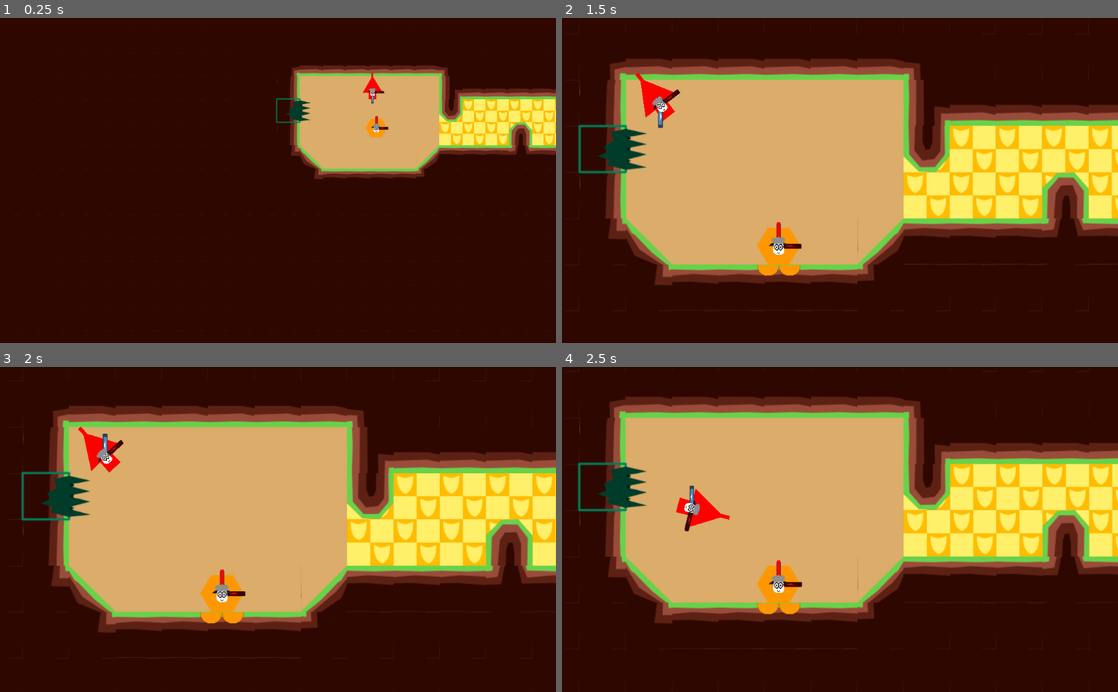
Above: before the commit, frames 1-4 (two rows, left to right).
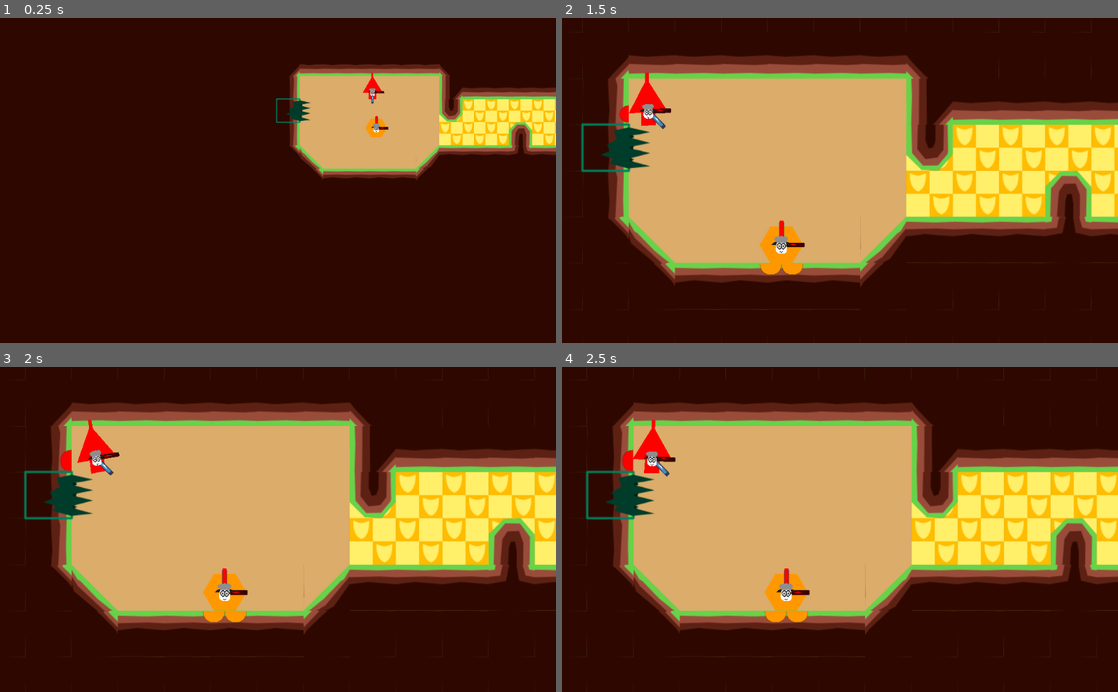
Above: after the commit, the same moments.

Repository: Pandaqi/rolling-in-the-sheepe
Game: Godot game, scene res://Main.tscn
The game is run twice, just before and just after one commit, with the same random seed, the same clock (stepped at 60 frames per second) and the same inputs. The engine's default icon, where the game draws it, is replaced by a stand-in: a white triangle on a blue panel in a dark square.
Inputs (mouse positions are in pixels of both pictures, inside the frame that each line leads up to):
- Up to frame 1 (0.25 s): no input
- Up to frame 2 (1.5 s): move the mouse to (962, 164) at 0.52 s; hold Right (ui_right) 0.53-1.28 s; tap K at 0.6 s; click (962, 164) at 0.67 s; move the mouse to (728, 196) at 1.27 s; hold Down (ui_down) from 1.28 s (still down); tap H at 1.35 s
- Up to frame 3 (2 s): keep holding Down (ui_down)
- Up to frame 4 (2.5 s): move the mouse to (895, 458) at 2.02 s; release Down (ui_down) at 2.03 s; hold Right (ui_right) from 2.03 s (still down); tap B at 2.1 s

The runs differ from the first frame. In frame 1, 0.6% of the frame differs, in the area x 49-100%, y 14-50%; in frame 2, 12%; in frame 3, 10%; in frame 4, 26%, in the area x 2-100%, y 1-90%.

Commit message:
Lots of preparations to get locks, gates, edges and more going

Diff:
--- a/Main.tscn
+++ b/Main.tscn
@@ -17,6 +17,7 @@
 [ext_resource path="res://scripts/map/slope_painter.gd" type="Script" id=15]
 [ext_resource path="res://scripts/map/terrain.gd" type="Script" id=16]
 [ext_resource path="res://scripts/map/special_elements.gd" type="Script" id=17]
+[ext_resource path="res://scripts/map/locker.gd" type="Script" id=18]
 
 [sub_resource type="Shader" id=1]
 resource_local_to_scene = true
@@ -156,7 +157,7 @@
 collision_layer = 3
 collision_mask = 3
 format = 1
-tile_data = PoolIntArray( 131072, 0, 8, 131073, 0, 10, 131074, 0, 11, 131077, 0, 8, 131078, 0, 11, 196608, 0, 196616, 196609, 0, 131077, 196610, 0, 65542, 196611, 0, 6, 196612, 0, 196610, 196613, 0, 131080, 196614, 0, 131083, 262145, 0, 65544, 262146, 0, 131081, 262147, 0, 131083, 262149, 0, 196616, 262150, 0, 131082, 262151, 0, 11, 327681, 0, 65544, 327682, 0, 131078, 327683, 0, 196619, 327686, 0, 131076, 327687, 0, 196614, 327688, 0, 196611, 393217, 0, 196616, 393218, 0, 196619, 393222, 0, 131072 )
+tile_data = PoolIntArray( 131072, 0, 8, 131073, 0, 10, 131074, 0, 11, 131077, 0, 8, 131078, 0, 10, 131079, 0, 11, 196608, 0, 196616, 196609, 0, 131077, 196610, 0, 65542, 196611, 0, 6, 196612, 0, 196610, 196613, 0, 131080, 196614, 0, 131081, 196615, 0, 65547, 196616, 0, 196610, 196617, 0, 196611, 262145, 0, 65544, 262146, 0, 131081, 262147, 0, 131083, 262149, 0, 196616, 262150, 0, 131077, 262151, 0, 131083, 327681, 0, 65544, 327682, 0, 131081, 327683, 0, 131083, 327686, 0, 131076, 327687, 0, 196614, 327688, 0, 196611, 393217, 0, 196616, 393218, 0, 196617, 393219, 0, 196614, 393220, 0, 196611, 393222, 0, 65536, 458758, 0, 131073, 458759, 0, 196610, 458760, 0, 196611 )
 
 [node name="RouteGenerator" type="Node" parent="Map"]
 script = ExtResource( 11 )
@@ -200,6 +201,9 @@
 
 [node name="SpecialElements" type="Node" parent="Map"]
 script = ExtResource( 17 )
+
+[node name="Locker" type="Node" parent="Map"]
+script = ExtResource( 18 )
 
 [node name="PlayerManager" type="Node" parent="."]
 script = ExtResource( 7 )
--- a/scenes/body.tscn
+++ b/scenes/body.tscn
@@ -19,6 +19,7 @@
 [ext_resource path="res://scripts/module_rounder.gd" type="Script" id=17]
 [ext_resource path="res://scripts/module_item_reader.gd" type="Script" id=18]
 [ext_resource path="res://scripts/module_coins.gd" type="Script" id=19]
+[ext_resource path="res://scripts/module_edge_reader.gd" type="Script" id=20]
 
 [sub_resource type="PhysicsMaterial" id=1]
 
@@ -172,6 +173,9 @@
 
 [node name="Tween" type="Tween" parent="Coins"]
 
+[node name="EdgeReader" type="Node" parent="."]
+script = ExtResource( 20 )
+
 [connection signal="timeout" from="Status/InvincibilityTimer" to="Status" method="_on_InvincibilityTimer_timeout"]
 [connection signal="double_button" from="Input" to="Mover" method="_on_Input_double_button"]
 [connection signal="move_left" from="Input" to="Mover" method="_on_Input_move_left"]
--- a/scenes/edge.tscn
+++ b/scenes/edge.tscn
@@ -1,10 +1,10 @@
 [gd_scene load_steps=4 format=2]
 
-[ext_resource path="res://icon.png" type="Texture" id=1]
+[ext_resource path="res://assets/edges.png" type="Texture" id=1]
 [ext_resource path="res://scripts/edge.gd" type="Script" id=2]
 
 [sub_resource type="RectangleShape2D" id=1]
-extents = Vector2( 32, 4 )
+extents = Vector2( 32, 8 )
 
 [node name="Edge" type="StaticBody2D"]
 collision_layer = 3
@@ -12,9 +12,9 @@
 script = ExtResource( 2 )
 
 [node name="Sprite" type="Sprite" parent="."]
-rotation = 1.5708
-scale = Vector2( 1, 0.125 )
+scale = Vector2( 0.5, 0.5 )
 texture = ExtResource( 1 )
+hframes = 16
 
 [node name="CollisionShape2D" type="CollisionShape2D" parent="."]
 rotation = 1.5708
--- a/scenes/locks/coin_lock.tscn
+++ b/scenes/locks/coin_lock.tscn
@@ -1,26 +1,15 @@
-[gd_scene load_steps=3 format=2]
+[gd_scene load_steps=4 format=2]
 
 [ext_resource path="res://scripts/locks/coin_lock.gd" type="Script" id=1]
-[ext_resource path="res://assets/fonts/main_small.tres" type="DynamicFont" id=2]
+[ext_resource path="res://scenes/locks/label.tscn" type="PackedScene" id=2]
+[ext_resource path="res://scenes/locks/spawner.tscn" type="PackedScene" id=3]
 
 [node name="CoinLock" type="Node2D"]
 script = ExtResource( 1 )
 
-[node name="Timer" type="Timer" parent="."]
-wait_time = 2.0
-autostart = true
+[node name="Spawner" parent="." instance=ExtResource( 3 )]
+position = Vector2( 0, -1 )
 
-[node name="Label" type="Node2D" parent="."]
+[node name="Label" parent="." instance=ExtResource( 2 )]
 
-[node name="Label" type="Label" parent="Label"]
-margin_left = -19.1729
-margin_top = -15.8672
-margin_right = 20.8271
-margin_bottom = 17.1328
-custom_fonts/font = ExtResource( 2 )
-text = "2/5"
-__meta__ = {
-"_edit_use_anchors_": false
-}
-
-[connection signal="timeout" from="Timer" to="." method="_on_Timer_timeout"]
+[connection signal="delete" from="." to="Spawner" method="delete"]
--- /dev/null
+++ b/scenes/locks/coin_lock_gate.tscn
@@ -0,0 +1,12 @@
+[gd_scene load_steps=4 format=2]
+
+[ext_resource path="res://scenes/locks/spawner.tscn" type="PackedScene" id=1]
+[ext_resource path="res://scenes/locks/label.tscn" type="PackedScene" id=2]
+[ext_resource path="res://scripts/locks/coin_lock_gate.gd" type="Script" id=3]
+
+[node name="CoinLockGate" type="Node2D"]
+script = ExtResource( 3 )
+
+[node name="Label" parent="." instance=ExtResource( 2 )]
+
+[node name="Spawner" parent="." instance=ExtResource( 1 )]
--- /dev/null
+++ b/scenes/locks/gate.tscn
@@ -0,0 +1,15 @@
+[gd_scene load_steps=3 format=2]
+
+[ext_resource path="res://scripts/locks/module_gate.gd" type="Script" id=1]
+
+[sub_resource type="RectangleShape2D" id=2]
+extents = Vector2( 12, 38 )
+
+[node name="Area2D" type="Area2D"]
+script = ExtResource( 1 )
+
+[node name="CollisionShape2D" type="CollisionShape2D" parent="."]
+shape = SubResource( 2 )
+
+[connection signal="body_entered" from="." to="." method="_on_Area2D_body_entered"]
+[connection signal="body_exited" from="." to="." method="_on_Area2D_body_exited"]
--- /dev/null
+++ b/scenes/locks/label.tscn
@@ -0,0 +1,18 @@
+[gd_scene load_steps=3 format=2]
+
+[ext_resource path="res://assets/fonts/main_small.tres" type="DynamicFont" id=1]
+[ext_resource path="res://scripts/locks/module_label.gd" type="Script" id=2]
+
+[node name="Label" type="Node2D"]
+script = ExtResource( 2 )
+
+[node name="Label" type="Label" parent="."]
+margin_left = -19.1729
+margin_top = -15.8672
+margin_right = 20.8271
+margin_bottom = 17.1328
+custom_fonts/font = ExtResource( 1 )
+text = "2/5"
+__meta__ = {
+"_edit_use_anchors_": false
+}
--- /dev/null
+++ b/scenes/locks/spawner.tscn
@@ -0,0 +1,12 @@
+[gd_scene load_steps=2 format=2]
+
+[ext_resource path="res://scripts/locks/module_coin_spawner.gd" type="Script" id=1]
+
+[node name="Spawner" type="Node2D"]
+script = ExtResource( 1 )
+
+[node name="Timer" type="Timer" parent="."]
+wait_time = 2.0
+autostart = true
+
+[connection signal="timeout" from="Timer" to="." method="_on_Timer_timeout"]
--- /dev/null
+++ b/scenes/module_edge_reader.gd
@@ -0,0 +1,11 @@
+extends Node
+
+onready var body = get_parent()
+
+# NOOOO, needs to switch to a "body entered, body exit" strategy
+# (because we don't want to recheck the condition, or re-pay money, while we're moving through the gate itself)
+func _physics_process(_dt):
+	for obj in body.contact_data:
+		if not obj.body.is_in_group("Edges"): continue
+
+		hitting_edge
--- a/scenes/ui/module_clinger.gd
+++ b/scenes/ui/module_clinger.gd
@@ -9,6 +9,8 @@
 var cling_vec : Vector2
 var size_force_multiplier : float = 1.0
 var debug_cling_raycasts = []
+
+var ceiling_clung_last_frame : bool = false
 
 onready var body = get_parent()
 onready var shaper = get_node("../Shaper")
@@ -31,6 +33,7 @@
 		execute_ceiling_cling()
 		return
 
+	ceiling_clung_last_frame = false
 	size_force_multiplier = shaper.approximate_radius_as_ratio()
 	execute_wall_cling()
 
@@ -46,7 +49,12 @@
 	var start = body.get_global_position()
 
 	var result = shoot_raycast_in_dir(Vector2.UP)
-	if not result: return
+	if not result:
+		ceiling_clung_last_frame = false
+		return
+
+	var also_touching_ground = shoot_raycast_in_dir(Vector2.DOWN)
+	if also_touching_ground and not ceiling_clung_last_frame: return
 
 	var movement_help_factor : float = 0.33
 	cling_vec = Vector2.UP
@@ -55,8 +63,11 @@
 	elif mover.keys_down.right:
 		cling_vec += movement_help_factor*Vector2.LEFT
 
+	ceiling_clung_last_frame = true
+
 	# TESTING: smaller vector, smaller force
 	cling_vec = 0.5*cling_vec.normalized()
+
 
 	apply_cling_vec(cling_vec)
 
--- a/scripts/RoomRect.gd
+++ b/scripts/RoomRect.gd
@@ -12,6 +12,7 @@
 # (the original grown version is used for better terrain painting and overlap checking)
 var shrunk = {}
 var outline = []
+var gates = []
 
 var can_have_special_items : bool = false
 
@@ -134,7 +135,7 @@
 		map.edges.remove_at(edge.pos, edge.dir_index)
 
 func create_border_around_us(params = {}):
-	var type = "lock"
+	var type = "regular"
 	if params.has('type'): type = params.type
 
 	for edge in outline:
@@ -300,11 +301,14 @@
 	if not has_border:
 		create_border_around_us()
 
+	var rand_type = map.locker.get_random_type()
+
+	# DEBUGGING
+	rand_type = "coin_lock_gate"
+
 	map.terrain.paint(self, "lock")
 
-	# TO DO: actually select random lock type from list (once we have more)
-	var rand_type = "coin"
-	var scene = load("res://scenes/locks/" + rand_type + "_lock.tscn").instance()
+	var scene = load("res://scenes/locks/" + rand_type + ".tscn").instance()
 	scene.my_room = self
 	map.add_child(scene)
 
@@ -339,6 +343,11 @@
 
 	open_connection_to_previous_room()
 
+func recalculate_gates():
+	if not has_lock(): return
+
+	lock_module.convert_connection_to_gate()
+
 #####
 #
 # Special rooms
--- a/scripts/edge.gd
+++ b/scripts/edge.gd
@@ -1,5 +1,24 @@
 extends StaticBody2D
 
-# TO DO
+var type : String
+var my_room
+
+var gate_scene = preload("res://scenes/locks/gate.tscn")
+var my_gate = null
+
+var edge_types = {
+	"regular": { "frame": 0 },
+	"coin_gate": { "frame": 1, "gate": true }
+}
+
 func set_type(new_type : String):
-	pass
+	type = new_type
+
+	$Sprite.set_frame(edge_types[type].frame)
+
+	if my_gate: my_gate.queue_free()
+	if edge_types[new_type].has('gate'): make_gate()
+
+func make_gate():
+	my_gate = gate_scene.instance()
+	add_child(my_gate)
--- a/scripts/globals/global_dict.gd
+++ b/scripts/globals/global_dict.gd
@@ -4,6 +4,11 @@
 	"slicing_yields_circles": true
 }
 
+var lock_types = {
+	"coin_lock": { },
+	"coin_lock_gate": { "coin": true }
+}
+
 var item_types = {
 	"spikes": { "frame": 0, "immediate": true, "delete": true, "invincible": true }
 }
--- a/scripts/locks/coin_lock.gd
+++ b/scripts/locks/coin_lock.gd
@@ -1,64 +1,20 @@
-extends Node2D
-
-const MAX_COINS : int = 4
-var coins = []
+extends "res://scripts/locks/lock_general.gd"
 
 var coins_to_grab : int = 5
-var coins_grabbed : int = 0
 
-var coin_scene = preload("res://scenes/locks/coin.tscn")
-var my_room
-
-onready var label : Node2D = $Label
+onready var spawner = $Spawner
+onready var label = $Label
 
 func _ready():
 	coins_to_grab = 5 + randi() % 3
 
-	position_label()
-	update_label()
-
-	_on_Timer_timeout()
-
-func _on_Timer_timeout():
-	if coins.size() >= MAX_COINS: return
-	place_coin()
-
-func place_coin():
-	var coin = coin_scene.instance()
-	coin.set_position(my_room.get_random_real_position_inside({ 'empty': true }))
-	add_child(coin)
-
-	coins.append(coin)
-
-	coin.connect("body_entered", self, "on_coin_grab", [coin])
-
-func on_coin_grab(body, coin):
-	if not body.is_in_group("Players"): return
-
-	coins.erase(coin)
-	coin.queue_free()
-
-	body.get_node("Coins").get_paid(1)
-
-	coins_grabbed += 1
-	update_label()
+func perform_update():
+	var val = str(spawner.coins_grabbed) + "/" + str(coins_to_grab)
+	label.perform_update(val)
 
 	check_if_condition_fulfilled()
 
 func check_if_condition_fulfilled():
-	if coins_grabbed < coins_to_grab: return
+	if spawner.coins_grabbed < coins_to_grab: return
 
 	delete()
-
-func delete():
-	for c in coins:
-		c.queue_free()
-	self.queue_free()
-
-	my_room.remove_lock()
-
-func position_label():
-	label.set_position(my_room.get_free_real_pos_inside())
-
-func update_label():
-	label.get_node("Label").set_text(str(coins_grabbed) + "/" + str(coins_to_grab))
--- /dev/null
+++ b/scripts/locks/coin_lock_gate.gd
@@ -0,0 +1,15 @@
+extends "res://scripts/locks/lock_general.gd"
+
+onready var spawner = $Spawner
+onready var label = $Label
+
+var gate_type = "coin_gate"
+var general_parameter
+
+func _ready():
+	general_parameter = randi() % 4 + 1
+
+func convert_connection_to_gate(caller = null):
+	.convert_connection_to_gate(self)
+
+	label.perform_update("Pay " + str(general_parameter) + " coins")
--- /dev/null
+++ b/scripts/locks/lock_general.gd
@@ -0,0 +1,29 @@
+extends Node
+
+var my_room
+
+onready var map = get_node("/root/Main/Map")
+
+signal delete()
+
+func convert_connection_to_gate(caller = null):
+	if not caller: return
+
+	var outline = my_room.outline
+	for edge in outline:
+		var other_side = my_room.edge_links_to(edge)
+		if other_side and other_side.index > my_room.index:
+			var edge_body = map.edges.set_at(edge.pos, edge.dir_index, caller.gate_type)
+
+			edge_body.my_room = my_room
+			edge_body.my_gate.general_parameter = caller.general_parameter
+
+			my_room.gates.append(edge_body)
+
+func perform_update():
+	pass
+
+func delete():
+	emit_signal("delete")
+	self.queue_free()
+	my_room.remove_lock()
--- /dev/null
+++ b/scripts/locks/module_coin_spawner.gd
@@ -0,0 +1,41 @@
+extends Node2D
+
+const MAX_COINS : int = 4
+var coins = []
+
+var coins_grabbed : int = 0
+
+var coin_scene = preload("res://scenes/locks/coin.tscn")
+onready var my_lock = get_parent()
+
+func _ready():
+	_on_Timer_timeout()
+
+func _on_Timer_timeout():
+	if coins.size() >= MAX_COINS: return
+	place_coin()
+
+func place_coin():
+	var coin = coin_scene.instance()
+	var rand_pos = my_lock.my_room.get_random_real_position_inside({ 'empty': true })
+	coin.set_position(rand_pos)
+	add_child(coin)
+
+	coins.append(coin)
+
+	coin.connect("body_entered", self, "on_coin_grab", [coin])
+
+func on_coin_grab(body, coin):
+	if not body.is_in_group("Players"): return
+
+	coins.erase(coin)
+	coin.queue_free()
+
+	body.get_node("Coins").get_paid(1)
+	coins_grabbed += 1
+
+	my_lock.perform_update()
+
+func delete():
+	for c in coins:
+		c.queue_free()
--- /dev/null
+++ b/scripts/locks/module_gate.gd
@@ -0,0 +1,26 @@
+extends Area2D
+
+var general_parameter
+
+onready var edge : StaticBody2D = get_parent()
+
+func passthrough_allowed(body):
+	if edge.type == "coin_gate":
+		return (body.get_node("Coins").count() >= general_parameter)
+
+func _on_Area2D_body_entered(body):
+	if not body.is_in_group("Players"): return
+	if not passthrough_allowed(body): return
+
+	for gate in edge.my_room.gates:
+		gate.add_collision_exception_with(body)
+
+	if edge.type == "coin_gate":
+		body.get_node("Coins").pay(general_parameter)
+
+func _on_Area2D_body_exited(body):
+	pass
+
+#	if body in col_exceptions:
+#		col_exceptions.erase(body)
+#		edge.remove_collision_exception_with(body)
--- /dev/null
+++ b/scripts/locks/module_label.gd
@@ -0,0 +1,12 @@
+extends Node2D
+
+onready var my_lock = get_parent()
+
+func _ready():
+	position_label()
+
+func position_label():
+	set_position(my_lock.my_room.get_free_real_pos_inside())
+
+func perform_update(val):
+	get_node("Label").set_text(val)
--- a/scripts/map/edges.gd
+++ b/scripts/map/edges.gd
@@ -4,12 +4,17 @@
 
 onready var map = get_parent()
 
+func handle_gates(room):
+	if not room: return
+
+	room.recalculate_gates()
+
 # TO DO: Actually implement the "set_type" function on edge.gd
 func set_at(pos, dir_index, type):
 	var already_has_edge = map.get_cell(pos).edges[dir_index]
 	if already_has_edge:
 		already_has_edge.set_type(type)
-		return
+		return already_has_edge
 
 	var e = edge_scene.instance()
 	var vec = map.get_vector_from_dir(dir_index)
@@ -24,10 +29,12 @@
 	add_child(e)
 
 	var other_side = vec
-	if map.out_of_bounds(pos+other_side): return
+	if map.out_of_bounds(pos+other_side): return e
 
 	var other_dir_index = (dir_index + 2) % 4
 	map.get_cell(pos+other_side).edges[other_dir_index] = e
+
+	return e
 
 func remove_at(pos, dir_index):
 	var other_pos = pos + map.get_vector_from_dir(dir_index)
--- /dev/null
+++ b/scripts/map/locker.gd
@@ -0,0 +1,9 @@
+extends Node
+
+var available_types = []
+
+func _ready():
+	available_types = GlobalDict.lock_types.keys()
+
+func get_random_type():
+	return available_types[randi() % available_types.size()]
--- a/scripts/map/player_progression.gd
+++ b/scripts/map/player_progression.gd
@@ -12,6 +12,8 @@
 var time_since_trail_switch : float = -1
 
 var wolf_disabled : bool = false
+
+onready var route_generator = get_node("../RouteGenerator")
 
 func _physics_process(_dt):
 	determine_leading_and_trailing_player()
@@ -77,6 +79,15 @@
 	check_wolf()
 
 #
+# Helpers/Queries
+#
+func get_distance_to_generation_end():
+	if not has_leading_player(): return
+
+	var index = leading_player.get_node("RoomTracker").get_cur_room().index
+	return (route_generator.cur_path.size() - index)
+
+#
 # Wolf handling
 #
 func check_wolf():
--- a/scripts/map/room_picker.gd
+++ b/scripts/map/room_picker.gd
@@ -1,4 +1,6 @@
 extends Node
+
+const DIST_BEFORE_PLACING_TELEPORTER : int = 4
 
 const MAX_BACKTRACK_ROOMS : int = 10
 
@@ -11,6 +13,7 @@
 
 onready var map = get_parent()
 onready var route_generator = get_node("../RouteGenerator")
+onready var player_progression = get_node("../PlayerProgression")
 onready var tutorial = get_node("/root/Main/Tutorial")
 onready var slope_painter = get_node("/root/Main/Map/SlopePainter")
 
@@ -37,8 +40,10 @@
 	backtrack_and_find_good_room(params)
 
 	if params.no_valid_placement:
-		route_generator.pause_room_generation = true
-		route_generator.get_furthest_room().turn_into_teleporter()
+		var should_place_teleporter = (player_progression.get_distance_to_generation_end() <= DIST_BEFORE_PLACING_TELEPORTER)
+		if should_place_teleporter:
+			route_generator.pause_room_generation = true
+			route_generator.get_furthest_room().turn_into_teleporter()
 		return
 
 	place_room_according_to_params(params)
@@ -266,6 +271,7 @@
 	# first recalculate tiles/slopes on previous room, which allows us to also place special elements
 	slope_painter.recalculate_room(params.room)
 	map.special_elements.add_special_items_to_room(params.room)
+	map.edges.handle_gates(params.room)
 
 	# then fill the new room
 	slope_painter.place_slopes(rect)
--- a/scripts/map/route_generator.gd
+++ b/scripts/map/route_generator.gd
@@ -21,7 +21,7 @@
 # another tracker for when to place locks
 var rooms_in_current_section : int = 0
 var rooms_until_section_end : int = 0
-var section_size_bounds : Vector2 = Vector2(30, 60)
+var section_size_bounds : Vector2 = Vector2(10, 20) #Vector2(30, 60)
 
 # room generation is only paused when a teleporter has been placed
 # (and we CAN'T continue, even if we wanted to
--- a/scripts/map_generation.gd
+++ b/scripts/map_generation.gd
@@ -15,6 +15,7 @@
 onready var terrain = $Terrain
 onready var special_elements = $SpecialElements
 onready var slope_painter = $SlopePainter
+onready var locker = $Locker
 
 onready var tutorial = get_node("/root/Main/Tutorial")
 
--- a/scripts/module_coins.gd
+++ b/scripts/module_coins.gd
@@ -77,3 +77,6 @@
 	var offset = Vector2.UP * 35
 
 	my_gui.set_position(pos + offset)
+
+func delete():
+	my_gui.queue_free()
--- /dev/null
+++ b/scripts/module_edge_reader.gd
@@ -0,0 +1,3 @@
+extends Node
+
+# TO DO: Do I still need this module? Edges kind of handle themselves ...
--- a/scripts/module_shaper.gd
+++ b/scripts/module_shaper.gd
@@ -1,7 +1,7 @@
 extends Node2D
 
 const MIN_RADIUS : float = 9.0
-const MAX_RADIUS : float = 20.0
+const MAX_RADIUS : float = 16.0 # JUST fits between gaps
 const SIZE : float = 20.0
 
 var area : float
--- a/scripts/module_status.gd
+++ b/scripts/module_status.gd
@@ -27,6 +27,7 @@
 
 	body.get_node("Glue").disable_glue()
 	body.get_node("RoomTracker").get_cur_room().remove_player(body)
+	body.get_node("Coins").delete()
 
 	body.queue_free()
 
Not shown: 1 places in Main.tscn that only renumber resources
Binary file added: assets/edges.png
Not shown, added: assets/edges.png.import
Binary file changed: assets/tileset_autotile.png
Not shown: 1 places in scenes/body.tscn that only renumber resources
Not shown, changed: non-game/Assets.afdesign
Not shown, changed: non-game/[Idea] Rolling in the Sheepe.docx
Not shown, changed: non-game/[To Do] Rolling in the Sheepe.docx
